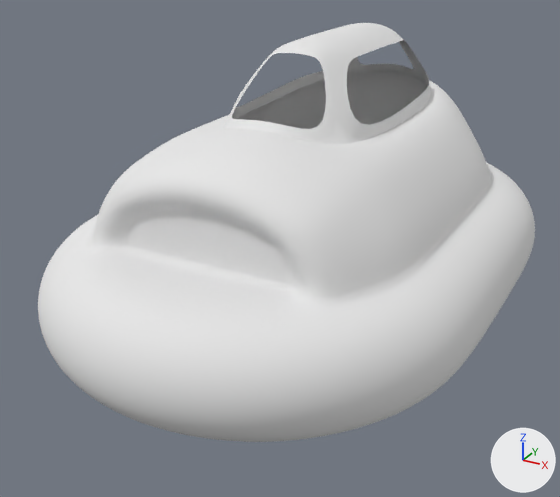
The Blender file blender_game.blend: old version first, new version second.
The view is the same before and after, from a 50 mm lens placed at (0.392, -0.793, 0.384), pointed at (-0.018, -0.046, 0.011). Lighting does not change. The marker at lower right points along +X, +Y and +Z. The same objects are shown in both versions, whatever each file hides.

Names of what the first picture shows: 'ship'.
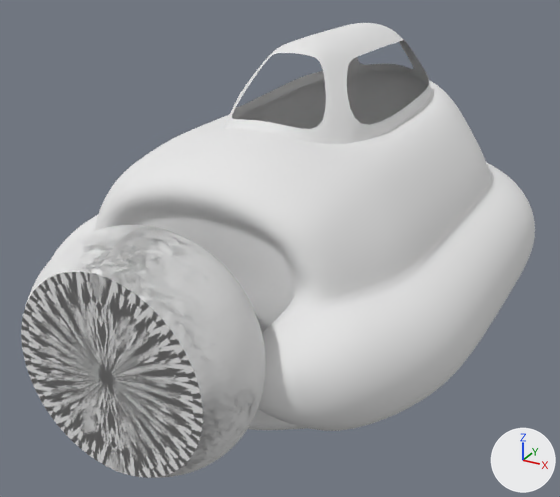
What differs and where, as boxes [x1, y1, x2, y2] in the pictures (560 x 497 px):
'ship', reshaped (9% taller)
    before: [38, 23, 535, 442]
    after: [21, 23, 535, 478]
part 1 of me_cube_001, added
    after: [21, 225, 266, 478]
part 2 of me_cube_001, built on
    before: [38, 246, 336, 442]
    after: [233, 276, 336, 431]

The change in detail:
me_cube_001 is used by ob_ship; location (0.0, 0.0, 0.0).
me_cube_001 had 235 vertices, 207 faces and spanned x 0.0..0.246, y -0.366..0.366, z -0.064..0.254.
me_cube_001 now has 614 vertices, 610 faces and spans x -0.116..0.246, y -0.379..0.366, z -0.127..0.254.
me_cube_001 part 1: a new loose piece of 354 vertices spanning x -0.116..0.116, y -0.379..-0.244, z -0.092..0.141, in mat_material_002 (white #e7e7e7).
Part 2, on me_cube_001:
13 vertices are removed from x 0.0..0.119, y -0.358..0.12, z -0.064..0.064.
33 faces are deleted.
13 vertices move from x 0.0..0.123, y -0.366..-0.278, z -0.064..0.064 to x 0.0..0.107, y -0.312..-0.179, z -0.118..0.026.
47 vertices are added at x 0.0..0.129, y -0.311..0.252, z -0.127..0.032.
62 new faces join them, smooth.
me_cube_001 part 3: the surface is now shaded flat.
